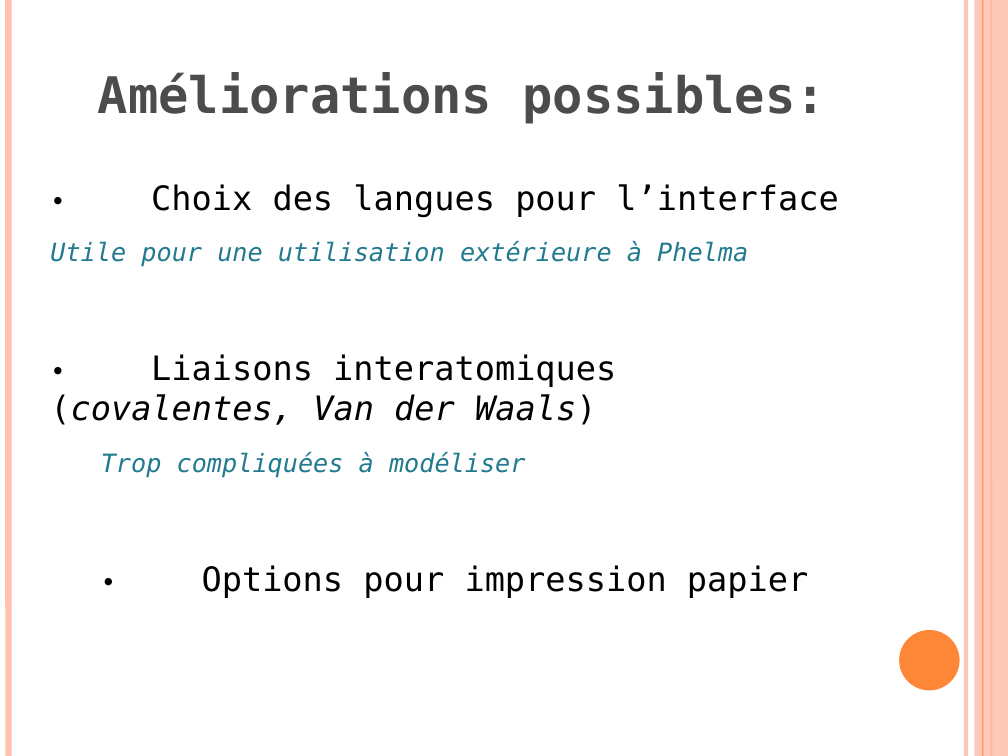
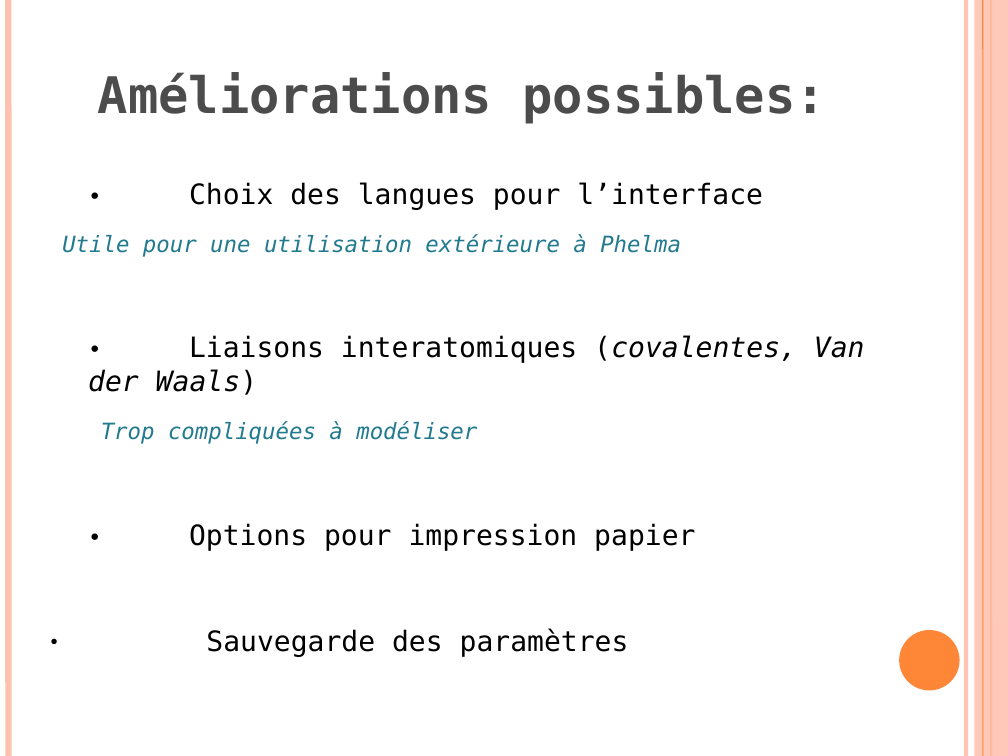
Before and after one commit to klnkg/cristallo3d, a slide deck: slide 9 of presentation finalegwen - ajout guillaume.odp. Drawn at 1008x756 pixels with LibreOffice and Linux fonts; fonts in the diff are those of the drawing. Boxes give left, top, right and bottom in pixels: in the first picture for what was removed or moved away, otherwise in the second. Text is boxed around its words. In the diff, an @@ line names an element or a change of style, - is before the commit and + after.

```diff
--- a/presentation finalegwen - ajout guillaume.odp
+++ b/presentation finalegwen - ajout guillaume.odp
@@ rectangle removed at (x1=975, y1=0, x2=1008, y2=756) @@
@@ freeform shape added at (x1=975, y1=0, x2=1008, y2=756), fill #FEC2AE at 87% opacity @@
@@ line removed from (983, 0) to (983, 756) @@
@@ freeform shape added at (x1=983, y1=0, x2=983, y2=756), outline #FE8637 0.74 pt @@
@@ text at (x1=62, y1=182, x2=865, y2=551): size 18 to 16 pt in "•", "Utile pour une utilisation extérieure à Phelma", "•", "Trop compliquées à modéliser" and 1 more places; size 24 to 20 pt in "Choix des langues pour l’interface", "Liaisons interatomiques (covalentes, Van der Waals)", "Options pour impression papier"; indent changed @@
@@ text at (x1=206, y1=629, x2=629, y2=657): paragraph added @@
+● Sauvegarde des paramètres
```
Also in this commit, not shown: 8 other slides changed, 1 slide added.
